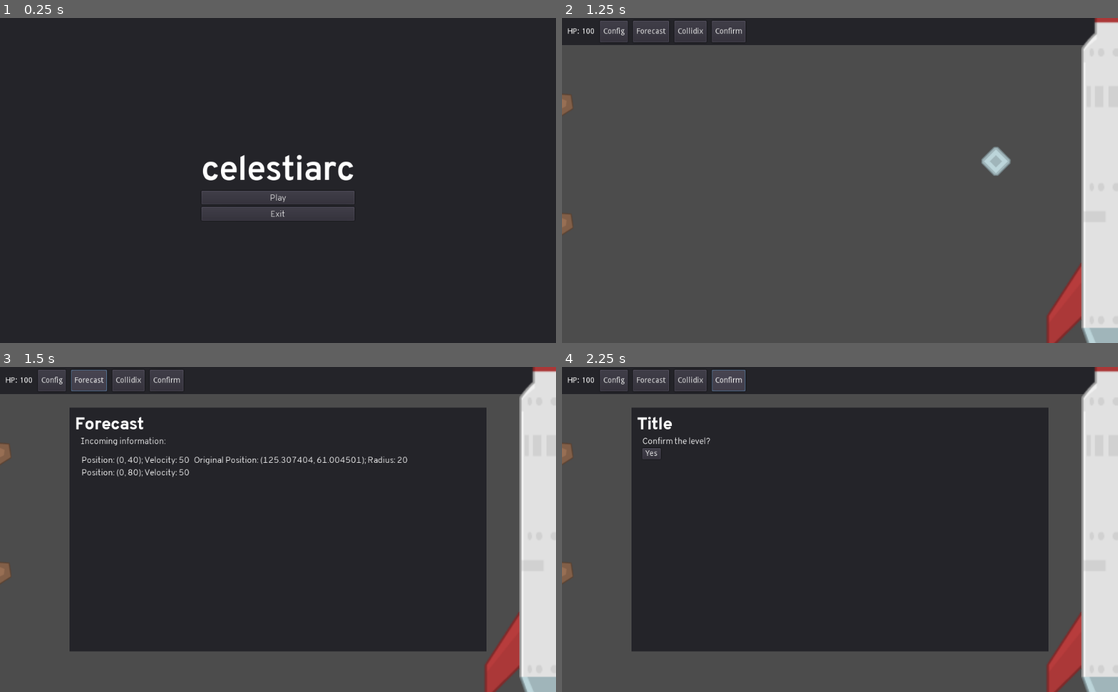
Above: before the commit, frames 1-4 (two rows, left to right).
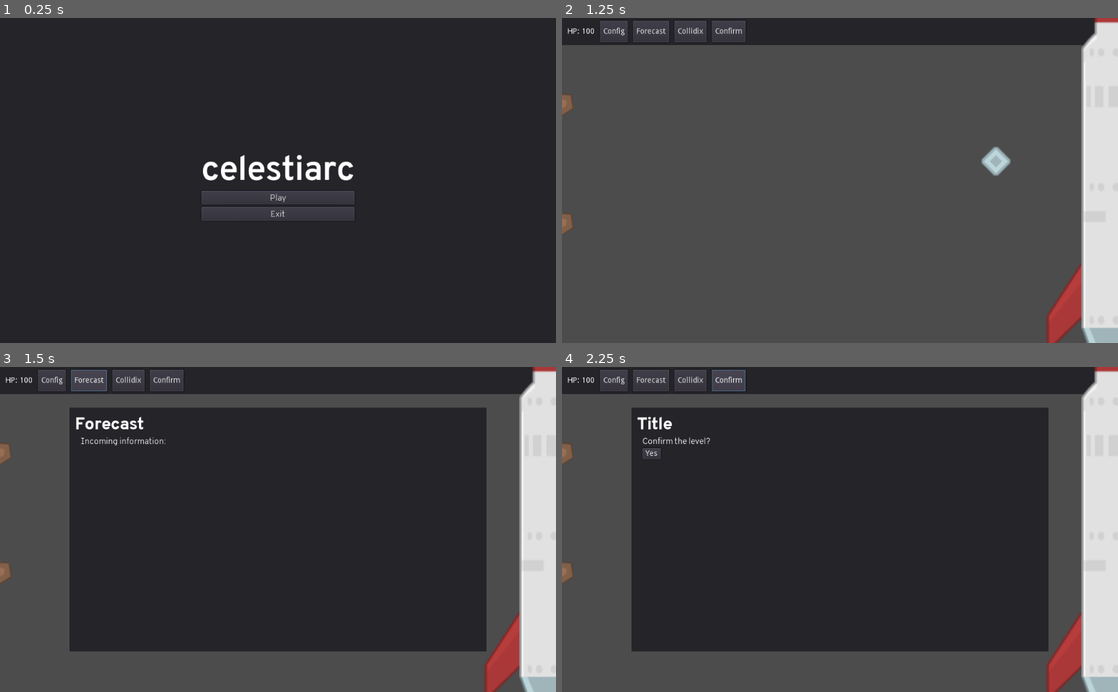
Above: after the commit, the same moments.

Repository: DrgnInventor/celestiarc
Game: Godot game, scene res://scenes/MainMenu.tscn
Same seed, same stepped clock (60 frames per second), same inputs: the game is played once before the commit and once after it.
Inputs:
- Up to frame 1 (0.25 s): no input
- Up to frame 2 (1.25 s): click "Play" at 0.5 s
- Up to frame 3 (1.5 s): click "Forecast" at 1.25 s
- Up to frame 4 (2.25 s): click "Confirm" at 2 s

Frames 1-2 are identical in both runs. In frame 3, 0.7% of the frame differs, in the area x 14-74%, y 27-34%; in frame 4, nothing differs.
Error after the commit: Invalid call. Nonexistent function 'get_children' in base 'Nil'. (res://scripts/helpers.gd:72)

Commit message:
BIG BRAIN CODE, seperate tables for platforms and meteors

Diff:
--- a/scenes/ForecastOverlay.tscn
+++ b/scenes/ForecastOverlay.tscn
@@ -31,13 +31,25 @@
 "_edit_use_anchors_": false
 }
 
-[node name="Forecast" type="GridContainer" parent="Panel/VBoxContainer/Content/Forecaster" index="0"]
-anchor_bottom = 1.0
-margin_left = 2.0
-margin_top = 35.0
-margin_right = 596.0
-margin_bottom = 192.0
-columns = 3
+[node name="HBoxContainer" type="HBoxContainer" parent="Panel/VBoxContainer/Content/Forecaster" index="0"]
+margin_left = 5.0
+margin_top = 30.0
+margin_right = 731.0
+margin_bottom = 232.0
 __meta__ = {
 "_edit_use_anchors_": false
 }
+
+[node name="MForecast" type="GridContainer" parent="Panel/VBoxContainer/Content/Forecaster/HBoxContainer" index="0"]
+margin_bottom = 202.0
+__meta__ = {
+"_edit_use_anchors_": false
+}
+
+[node name="PForecast" type="GridContainer" parent="Panel/VBoxContainer/Content/Forecaster/HBoxContainer" index="1"]
+margin_left = 4.0
+margin_right = 4.0
+margin_bottom = 202.0
+__meta__ = {
+"_edit_use_anchors_": false
+}
--- a/scripts/Forecaster.gd
+++ b/scripts/Forecaster.gd
@@ -1,7 +1,7 @@
 extends Control
 
-onready var forecast = $Forecast
-
+onready var mforecast = $MForecast
+onready var pforecast = $PForecast
 
 func forecast_mformater(data: Array):
 	var mTable = []
@@ -32,18 +32,10 @@
 	var p = forecast_pformater(pData)
 
 	"""data: N sized array with arrays of 3 strings as children."""
-	for child in forecast.get_children():
-		child.queue_free()
+	Helpers.kill_children(mforecast)
+	Helpers.kill_children(pforecast)
 
-	if m.size() >= p.size():
-		for i in range(m.size()):
-			if i <= p.size()-1:
-				Helpers.create_row(forecast, m[i], "", p[i])
-			else:
-				Helpers.create_row(forecast, m[i], "", "")
-	else:
-		for i in range(p.size()):
-			if i <= m.size()-1:
-				Helpers.create_row(forecast, m[i], "", p[i])
-			else:
-				Helpers.create_row(forecast, "", "", p[i])
+	for obj in m:
+		Helpers.create_child(mforecast, obj)
+	for obj in p:
+		Helpers.create_child(pforecast, obj)
--- a/scripts/helpers.gd
+++ b/scripts/helpers.gd
@@ -57,7 +57,17 @@
 	label.text = text
 	return label
 
+
 static func create_row(wrapper: Node, a: String, b: String, c: String) -> void:
 	wrapper.add_child(_create_label(a))
 	wrapper.add_child(_create_label(b))
 	wrapper.add_child(_create_label(c))
+
+
+static func create_child(container: Node, a: String):
+	container.add_child(_create_label(a))
+
+
+static func kill_children(container: Node):
+		for child in container.get_children():
+			child.queue_free()
Not shown, removed: scenes/ForecastOverlay.tscn.tmp
